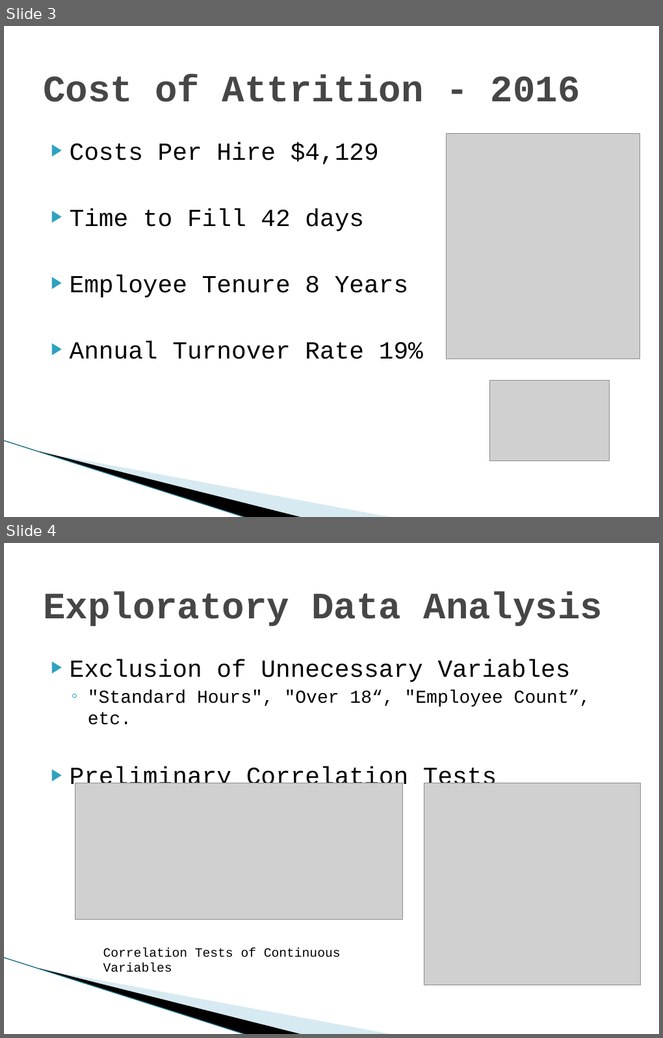
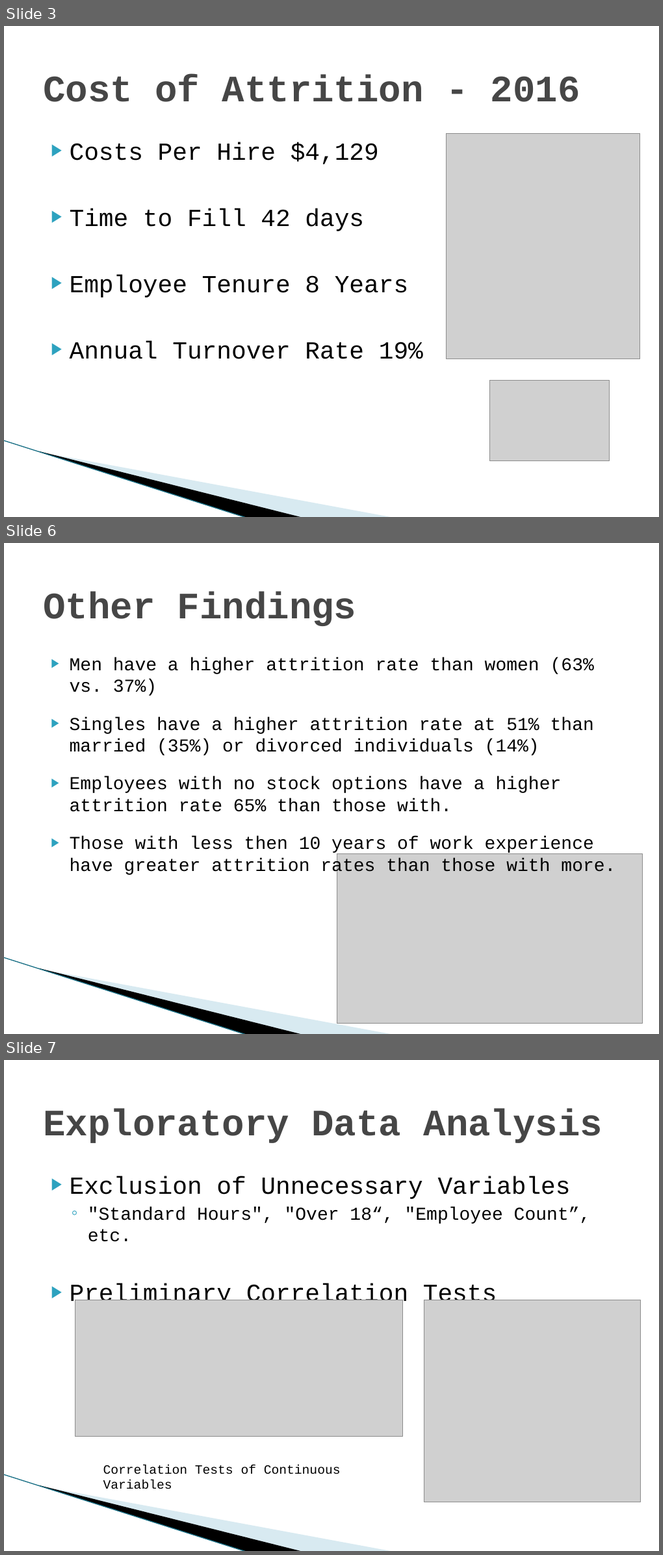
Before and after one commit to DataTex1/CaseStudy2, a slide deck: DDS Attrition Analysis.pptx. Shown one above the other, each under a label of ours: slides 3 and 4 before the commit, slides 3, 6 and 7 after it; the slides between them are not shown. The pictures are 663x1038 and 663x1555 pixels, drawn with LibreOffice and Linux fonts; fonts in the diff are those of the drawing; grey boxes stand for pictures; background and template pictures are left out. Boxes give left, top, right and bottom in pixels: in the first picture for what was removed or moved away, otherwise in the second. Text is boxed around its words. In the diff, an @@ line names an element or a change of style, - is before the commit and + after.

```diff
--- a/DDS Attrition Analysis.pptx
+++ b/DDS Attrition Analysis.pptx
@@ slide 6 added at [4, 543, 659, 1034], background #FFFFFF; not listed: 3 template elements that a slide beside it also shows @@
@@ title added at [43, 591, 356, 626], 41 pt, text #464646, bold @@
+Other Findings
@@ text added at [70, 657, 616, 876], 20 pt, text #000000 @@
+▶ Men have a higher attrition rate than women (63% vs. 37%)
+▶ Singles have a higher attrition rate at 51% than married (35%) or divorced individuals (14%)
+▶ Employees with no stock options have a higher attrition rate 65% than those with.
+▶ Those with less then 10 years of work experience have greater attrition rates than those with more.
@@ picture added at [337, 854, 643, 1023] @@
@@ what was slide 4 is now slide 7 @@
```
Also in this commit, not shown: 3 slides changed, 3 other slides added, 2 slides removed.
